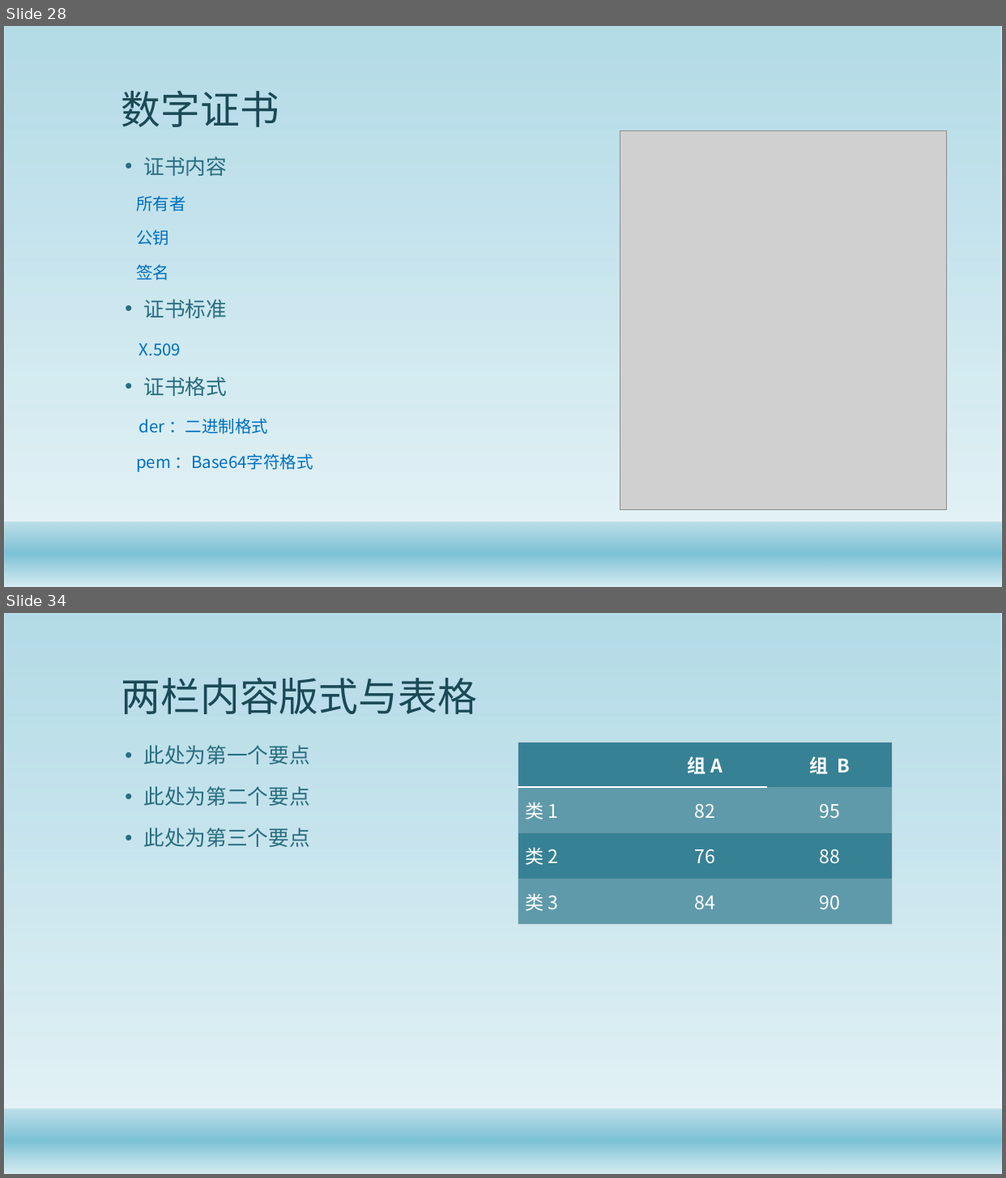
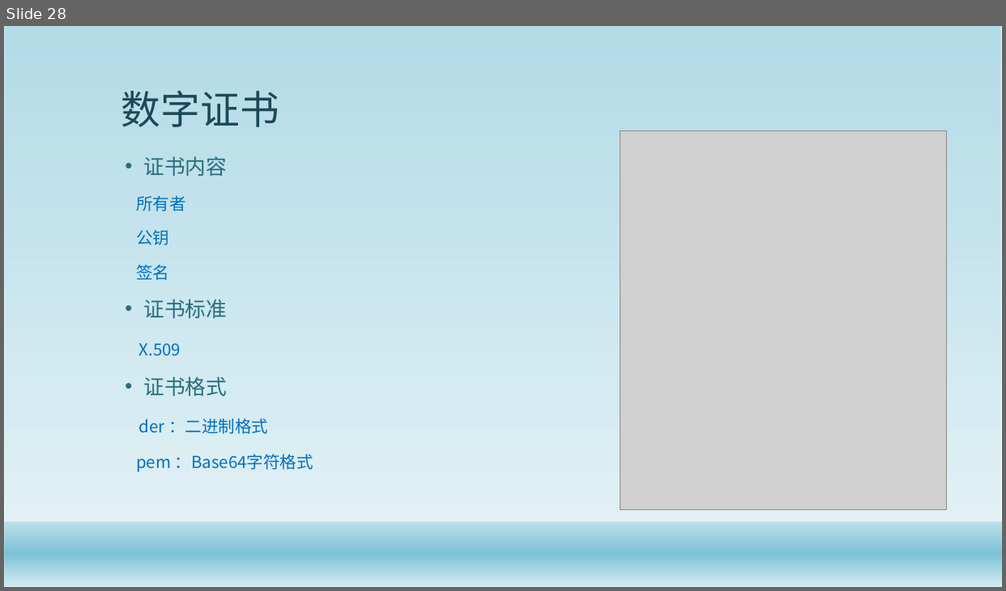
Before and after one commit to gaozhuo/java-security-doc, a slide deck: Java安全架构.pptx. Shown one above the other, each under a label of ours: slides 28 and 34 before the commit, slide 28 after it; the slides between them are not shown. The pictures are 1006x1178 and 1006x591 pixels, drawn with LibreOffice and Linux fonts; fonts in the diff are those of the drawing; grey boxes stand for pictures; background and template pictures are left out. Boxes give left, top, right and bottom in pixels: in the first picture for what was removed or moved away, otherwise in the second. Text is boxed around its words. In the diff, an @@ line names an element or a change of style, - is before the commit and + after.

```diff
--- a/Java安全架构.pptx
+++ b/Java安全架构.pptx
@@ slide 34 removed at (4, 613, 1002, 1174), background #FFFFFF; not listed: 2 template elements that a slide beside it also shows @@
@@ title removed at (121, 678, 477, 714) @@
-两栏内容版式与表格
@@ text removed at (143, 745, 310, 847) @@
-• 此处为第一个要点
-• 此处为第二个要点
-• 此处为第三个要点
@@ table removed at (518, 742, 893, 924), 4 rows, 3 columns @@
- | 组 A | 组 B
-类 1 | 82 | 95
-类 2 | 76 | 88
-类 3 | 84 | 90
```
Also in this commit, not shown: 7 slides changed, 2 slides added, 9 other slides removed, 2 other files.
